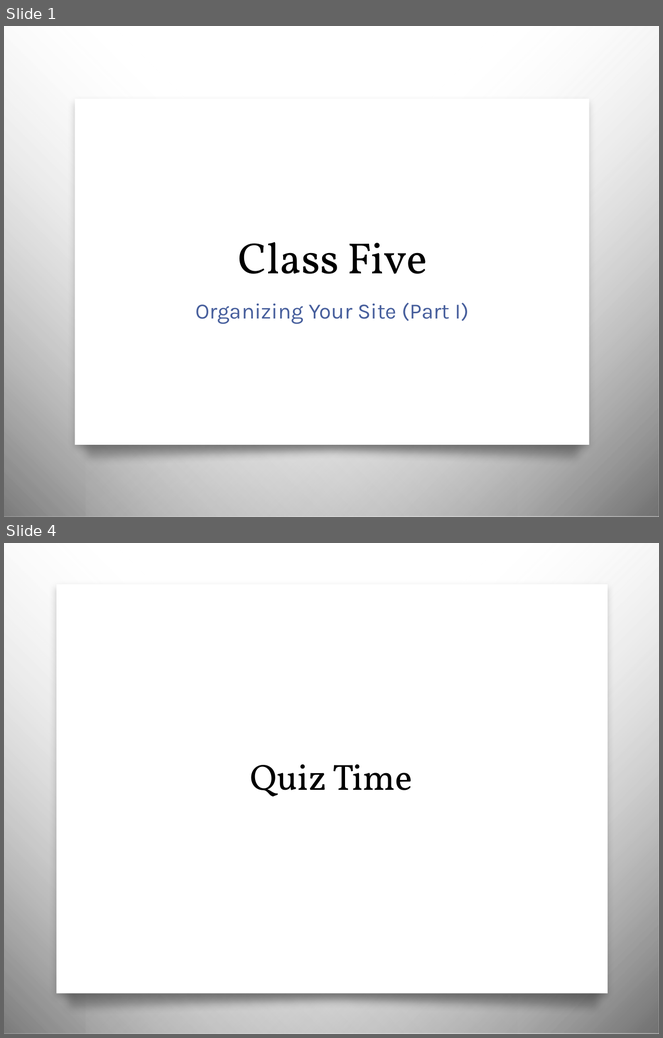
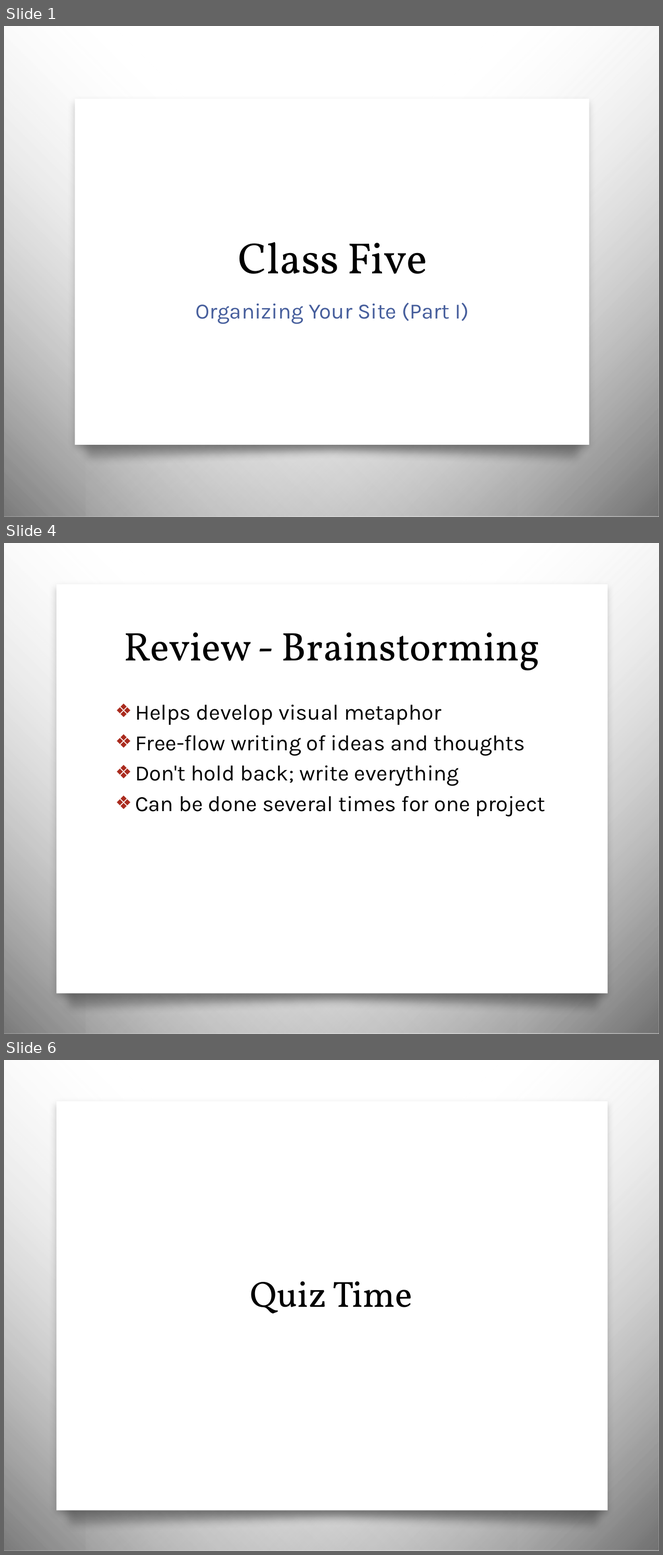
Before and after one commit to awayken/USF-ART329, a slide deck: slides/classfive/slides.pptx. Shown one above the other, each under a label of ours: slides 1 and 4 before the commit, slides 1, 4 and 6 after it; the slides between them are not shown. The pictures are 663x1038 and 663x1555 pixels, drawn with LibreOffice and Linux fonts; fonts in the diff are those of the drawing; background and template pictures are left out. Boxes give left, top, right and bottom in pixels: in the first picture for what was removed or moved away, otherwise in the second. Text is boxed around its words. In the diff, an @@ line names an element or a change of style, - is before the commit and + after.

Commit message:
Added review slides to discuss theme and brainstorming based on assignment 3.

```diff
--- a/slides/classfive/slides.pptx
+++ b/slides/classfive/slides.pptx
@@ slide 4 added at [4, 543, 659, 1034], background picture (left out); not listed: 4 template elements that a slide beside it also shows @@
@@ title added at [124, 632, 540, 670], 44 pt, text #000000 @@
+Review - Brainstorming
@@ text added at [135, 705, 546, 817], 24 pt, text #000000 @@
+❖ Helps develop visual metaphor
+❖ Free-flow writing of ideas and thoughts
+❖ Don't hold back; write everything
+❖ Can be done several times for one project
@@ what was slide 4 is now slide 6 @@
```
Also in this commit, not shown: 3 slides changed, 1 other slide added.
